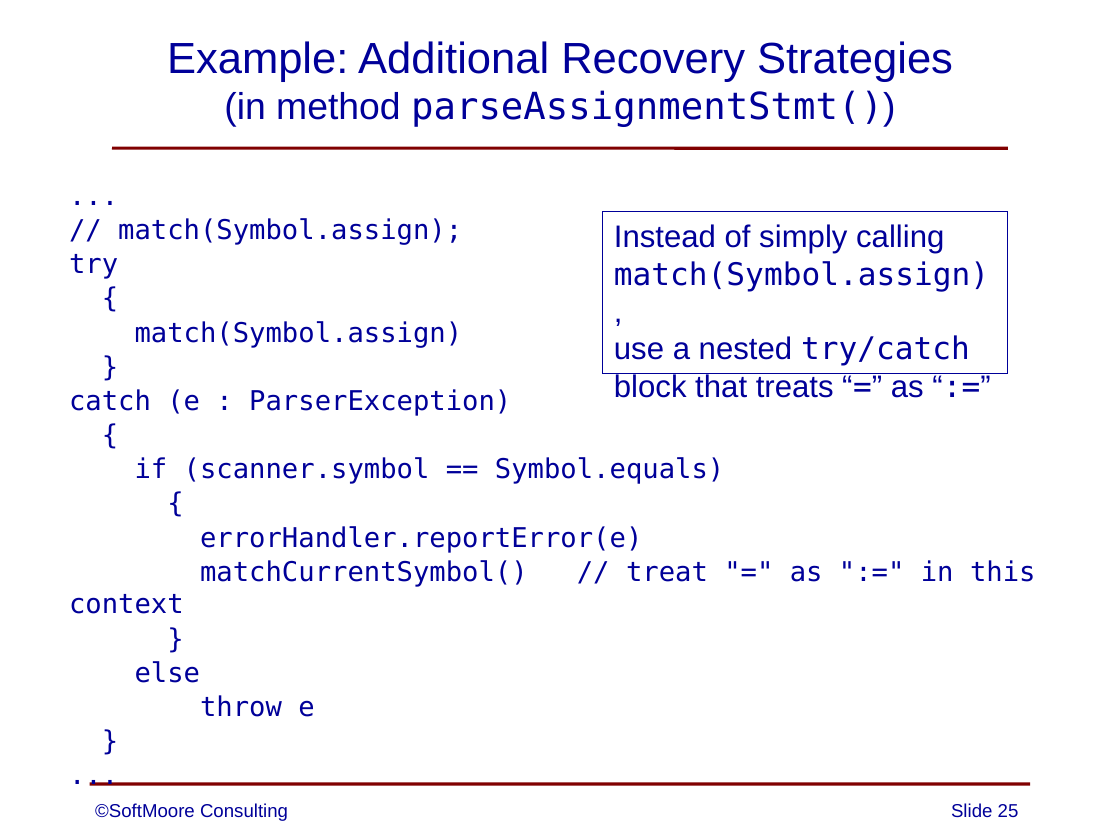
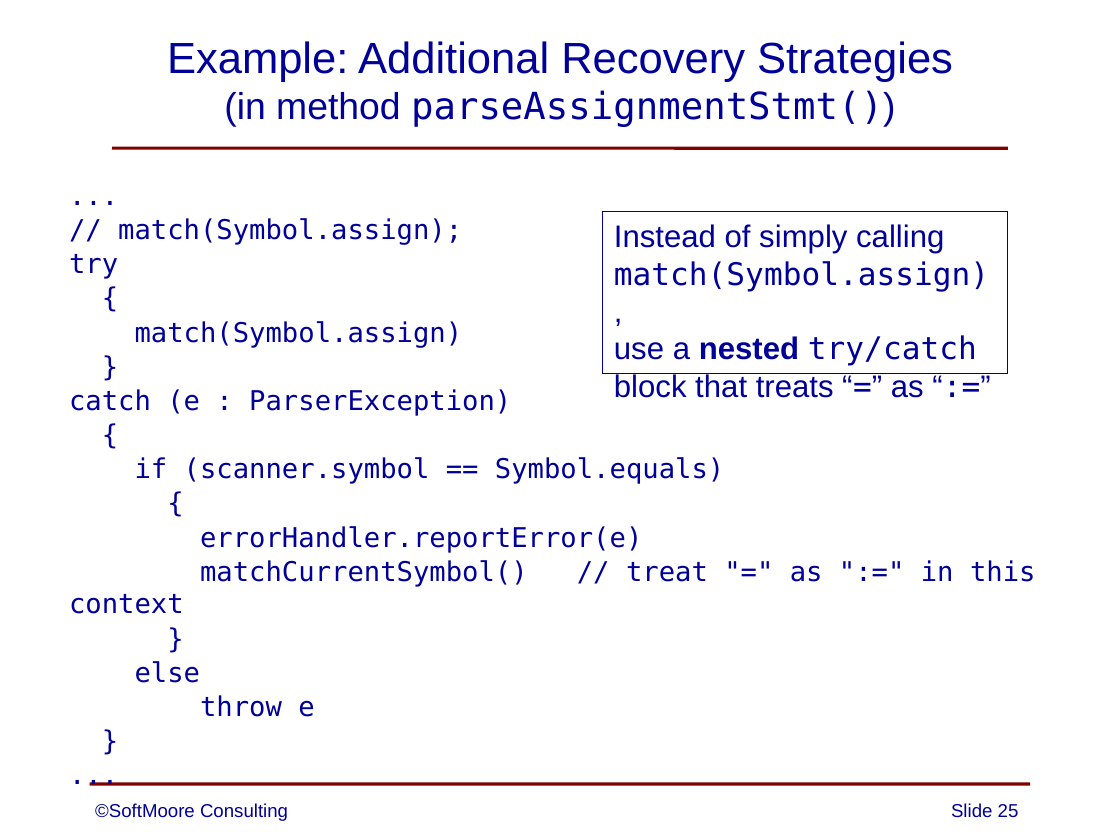
Before and after one commit to SoftMoore/CPRL-Kt-2nd, a slide deck: slide 25 of PowerPoints/07 - Error Handling.pptx. Drawn at 1120x840 pixels with LibreOffice and Linux fonts; fonts in the diff are those of the drawing. Boxes give left, top, right and bottom in pixels: in the first picture for what was removed or moved away, otherwise in the second. Text is boxed around its words. In the diff, an @@ line names an element or a change of style, - is before the commit and + after.

```diff
--- a/PowerPoints/07 - Error Handling.pptx
+++ b/PowerPoints/07 - Error Handling.pptx
@@ text in rectangle at [614, 335, 977, 366]: bold on in "nested" @@
```
Also in this commit, not shown: 8 other slides changed.
